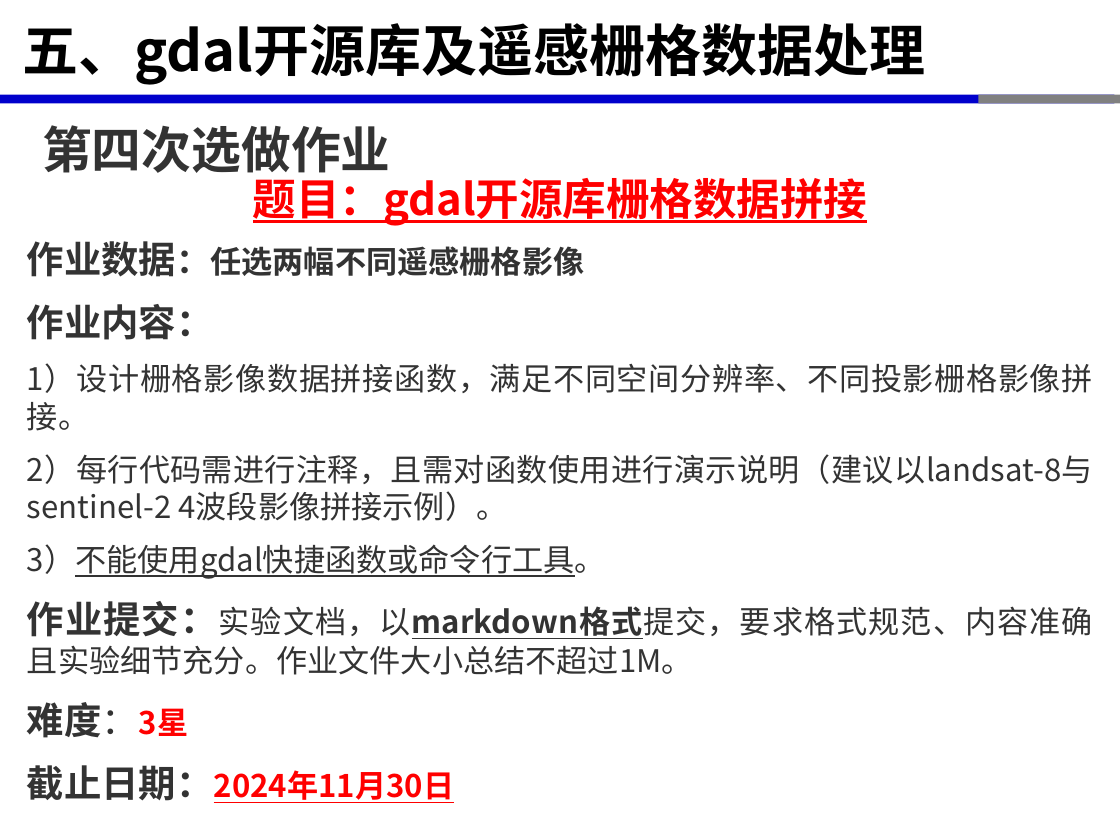
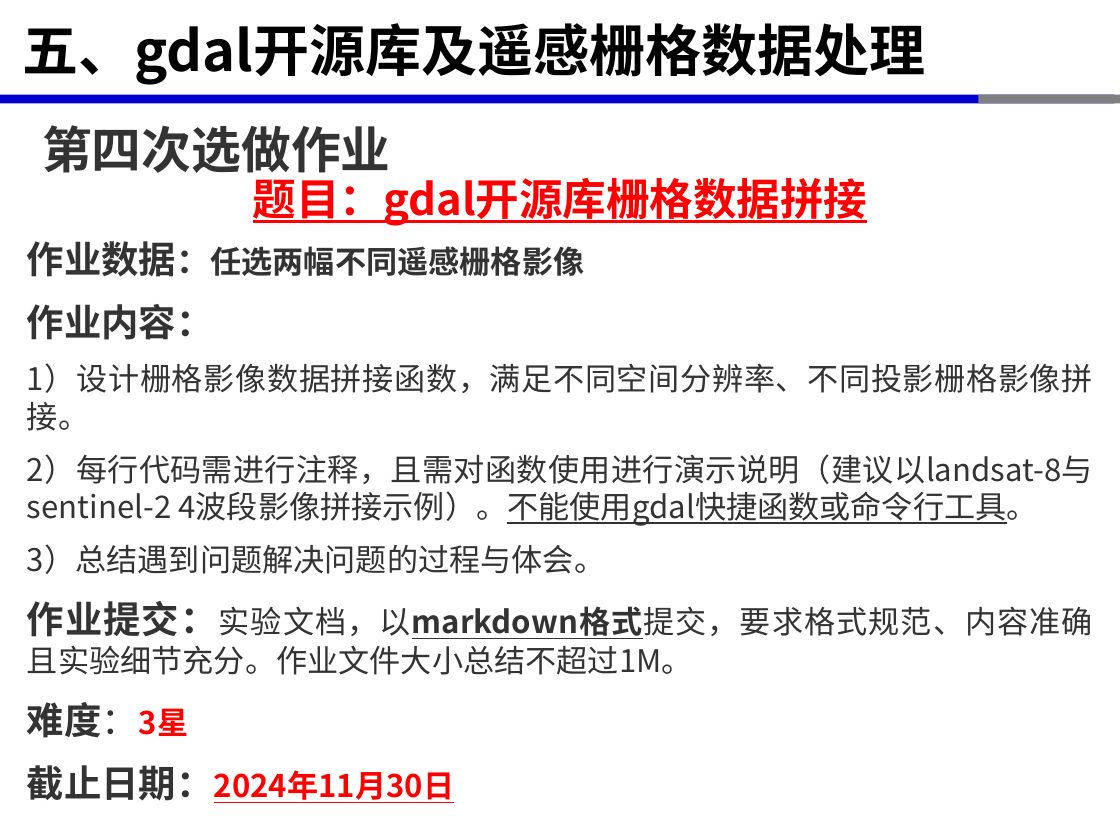
Before and after one commit to xinluo2018/open-source-gis-course, a slide deck: slide 18 of 第5章-GDAL开源库及遥感栅格数据处理-8课时/第五章-栅格数据处理.pptx. Drawn at 1120x840 pixels with LibreOffice and Linux fonts; fonts in the diff are those of the drawing. Boxes give left, top, right and bottom in pixels: in the first picture for what was removed or moved away, otherwise in the second. Text is boxed around its words. In the diff, an @@ line names an element or a change of style, - is before the commit and + after.

```diff
--- a/第5章-GDAL开源库及遥感栅格数据处理-8课时/第五章-栅格数据处理.pptx
+++ b/第5章-GDAL开源库及遥感栅格数据处理-8课时/第五章-栅格数据处理.pptx
@@ text at [27, 454, 1093, 574]: text changed @@
-2）每行代码需进行注释，且需对函数使用进行演示说明（建议以landsat-8与sentinel-2 4波段影像拼接示例）。
-3）不能使用gdal快捷函数或命令行工具。
+2）每行代码需进行注释，且需对函数使用进行演示说明（建议以landsat-8与sentinel-2 4波段影像拼接示例）。不能使用gdal快捷函数或命令行工具。
+3）总结遇到问题解决问题的过程与体会。
```
Also in this commit, not shown: 8 other files.
